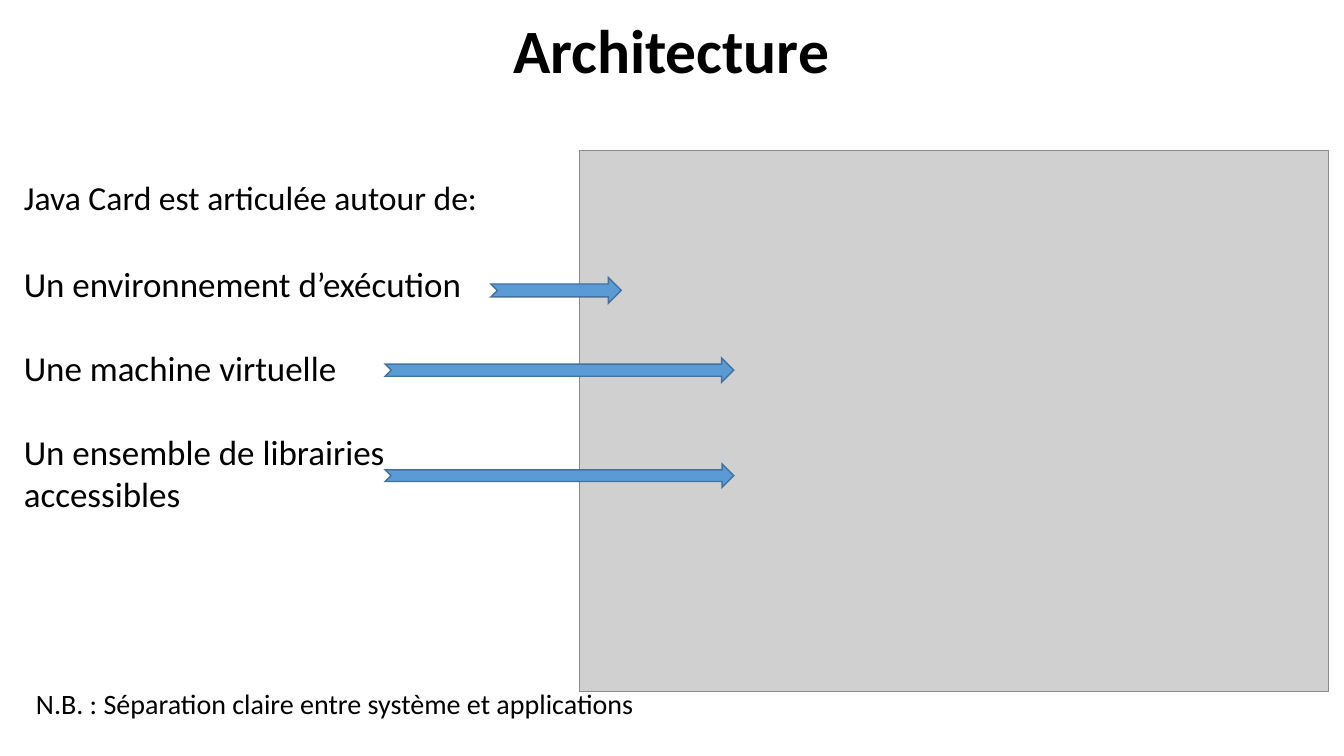
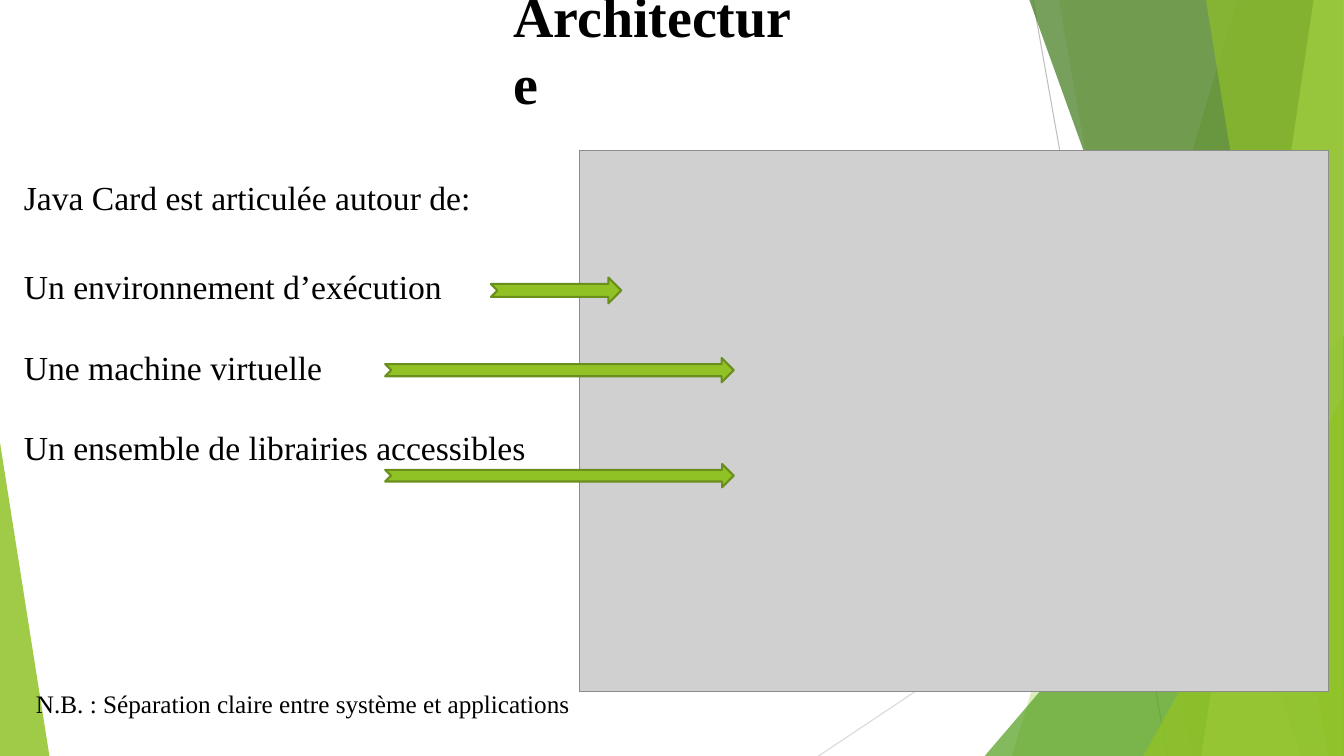
Before and after one commit to ElieKassis/Java-Card, a slide deck: slide 10 of Java.pptx (slide 4 before the commit). Drawn at 1344x756 pixels with LibreOffice and Linux fonts; fonts in the diff are those of the drawing; grey boxes stand for pictures. Boxes give left, top, right and bottom in pixels: in the first picture for what was removed or moved away, otherwise in the second. Text is boxed around its words. In the diff, an @@ line names an element or a change of style, - is before the commit and + after.

```diff
--- a/Java.pptx
+++ b/Java.pptx
@@ text "Architecture" at [503,10,802,88]: size 44 to 40 pt, font Calibri to Times New Roman @@
@@ text "Java Card est articulée autour ..." at [24,186,470,211]: font Calibri to Times New Roman @@
@@ text "Un environnement d’exécution" at [24,275,525,461]: size 25 to 24 pt, font Calibri to Times New Roman @@
@@ group added at [0,0,1344,756]: 5 freeform shapes, 3 triangles, 2 lines @@
@@ fill #5B9BD5 to #90C226; outline #43739E 1 pt to #6B901C 1.5 pt in 3 elements at [491,277,621,303], [385,358,734,382], [385,464,734,487] @@
@@ text "N.B. : Séparation claire entre ..." at [36,693,570,719]: size 20 to 18 pt, font Calibri to Times New Roman @@
```
Also in this commit, not shown: 3 other slides changed, 14 slides added, 2 slides removed.
